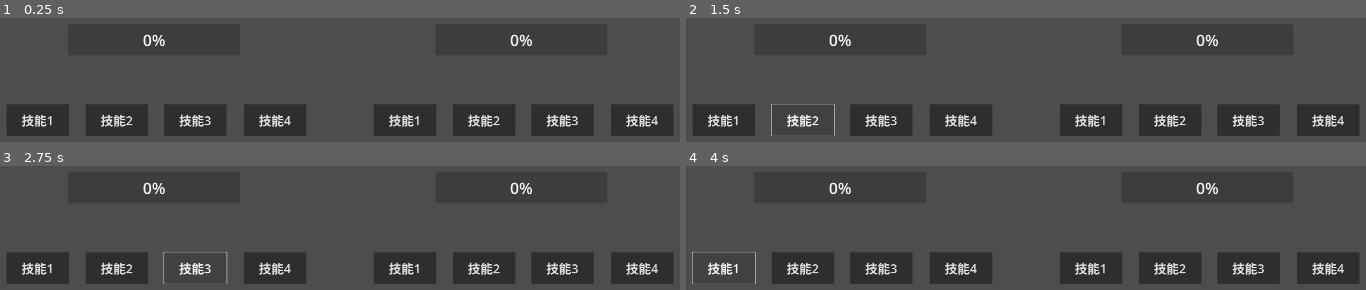
Above: before the commit, frames 1-4 (two rows, left to right).
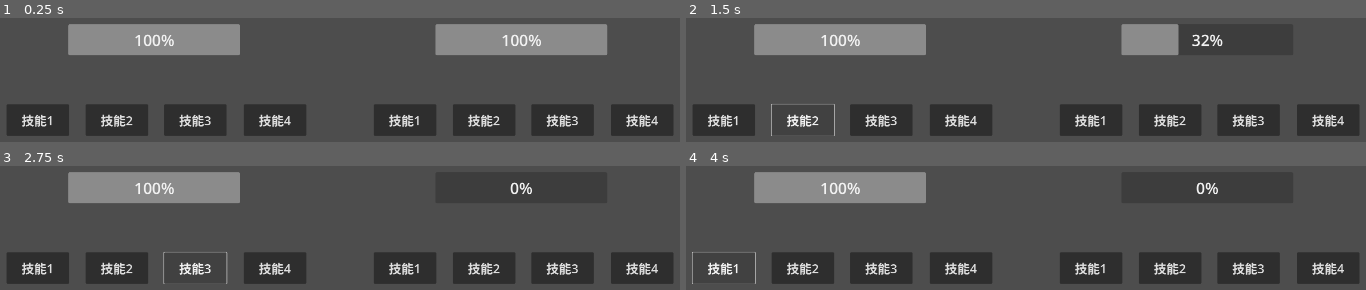
Above: after the commit, the same moments.

Repository: Zhniing/dokemon
Game: Godot game, scene res://arena.tscn
The game is run twice, just before and just after one commit, with the same random seed, the same clock (stepped at 60 frames per second) and the same inputs.
Inputs:
- Up to frame 1 (0.25 s): no input
- Up to frame 2 (1.5 s): click "技能1" at 0.5 s; click "技能2" at 1.25 s
- Up to frame 3 (2.75 s): click "技能3" at 2 s
- Up to frame 4 (4 s): click "技能4" at 2.75 s; click "技能1" at 3.5 s

The runs differ from the first frame. In frame 1, 13% of the frame differs, in the area x 10-90%, y 4-30%; in frame 2, 8.6%; in frame 3, 6.2%; in frame 4, 6.2%.

Commit message:
feat: click the move button and deal the damage

Diff:
--- /dev/null
+++ b/arena.gd
@@ -0,0 +1,24 @@
+extends Control
+
+
+func _ready():
+	var P1 = $Player1
+	var P2 = $Player2
+
+	# Inital HP bar
+	var hp = $Player1/HP
+	hp.max_value = $Player1.hero.stats[0]
+	hp.value = hp.max_value
+	# Bind move buttons
+	var btns = $Player1/MoveBtns
+	for btn in btns.get_children():
+		btn.connect("pressed", Callable(btns, "attack").bind(P1, P2))
+
+	# Inital HP bar
+	hp = $Player2/HP
+	hp.max_value = $Player2.hero.stats[0]
+	hp.value = hp.max_value
+	# Bind move buttons
+	btns = $Player2/MoveBtns
+	for btn in btns.get_children():
+		btn.connect("pressed", Callable(btns, "attack").bind(P2, P1))
--- a/arena.tscn
+++ b/arena.tscn
@@ -1,4 +1,8 @@
-[gd_scene format=3 uid="uid://6ou00fwhqqui"]
+[gd_scene load_steps=4 format=3 uid="uid://6ou00fwhqqui"]
+
+[ext_resource type="Script" path="res://arena.gd" id="1_bvhoi"]
+[ext_resource type="Script" path="res://player.gd" id="2_0dt3r"]
+[ext_resource type="Script" path="res://move.gd" id="2_adtn4"]
 
 [node name="Arena" type="Control"]
 layout_mode = 3
@@ -7,6 +11,7 @@
 anchor_bottom = 1.0
 grow_horizontal = 2
 grow_vertical = 2
+script = ExtResource("1_bvhoi")
 
 [node name="Player1" type="Control" parent="."]
 anchors_preset = 0
@@ -14,6 +19,7 @@
 offset_top = 430.0
 offset_right = 358.0
 offset_bottom = 470.0
+script = ExtResource("2_0dt3r")
 
 [node name="HP" type="ProgressBar" parent="Player1"]
 layout_mode = 0
@@ -29,6 +35,7 @@
 offset_top = 137.0
 offset_right = 96.0
 offset_bottom = 177.0
+script = ExtResource("2_adtn4")
 
 [node name="Move1" type="Button" parent="Player1/MoveBtns"]
 custom_minimum_size = Vector2(70, 30)
@@ -77,6 +84,7 @@
 offset_top = 430.0
 offset_right = 1533.0
 offset_bottom = 470.0
+script = ExtResource("2_0dt3r")
 
 [node name="HP" type="ProgressBar" parent="Player2"]
 layout_mode = 0
@@ -92,6 +100,7 @@
 offset_top = 137.0
 offset_right = 96.0
 offset_bottom = 177.0
+script = ExtResource("2_adtn4")
 
 [node name="Move1" type="Button" parent="Player2/MoveBtns"]
 custom_minimum_size = Vector2(70, 30)
--- /dev/null
+++ b/hero.gd
@@ -0,0 +1,24 @@
+extends Node
+
+
+class_name Hero
+
+
+var lv
+var stats = []
+var hp  # Current HP
+
+
+func _init(_lv = 50, base = [1, 1, 1, 1, 1, 1]):
+	# STAT
+	lv = _lv
+	var iv = [31, 31, 31, 31, 31, 31]
+	var ev = [252, 0, 0, 0, 0, 0]
+	for i in base.size():
+		stats.append(calc_stat(lv, base[i], iv[i], ev[i]))
+	stats[0] += 5 + lv  # Maximum HP
+	hp = stats[0]
+
+
+func calc_stat(lv, base, iv, ev):
+	return (base * 2 + iv + ev / 4) * lv / 100 + 5
--- /dev/null
+++ b/move.gd
@@ -0,0 +1,19 @@
+extends Control
+
+
+func calc_damage(lv, att, def, power):
+	return (2 * lv + 10) / 250.0 * (float(att) / def) * power + 2
+
+
+func attack(s, t):
+	var lv = s.hero.lv
+	var att = s.hero.stats[3]
+	var def = t.hero.stats[4]
+	var power = 90
+
+	# Deal the damage
+	var damage = calc_damage(lv, att, def, power)
+	t.hero.hp -= damage
+
+	# Update the UI
+	t.get_node("HP").value = t.hero.hp
--- /dev/null
+++ b/player.gd
@@ -0,0 +1,5 @@
+extends Control
+
+
+var base = [85, 60, 65, 130, 75, 98]
+var hero = Hero.new(50, base)
